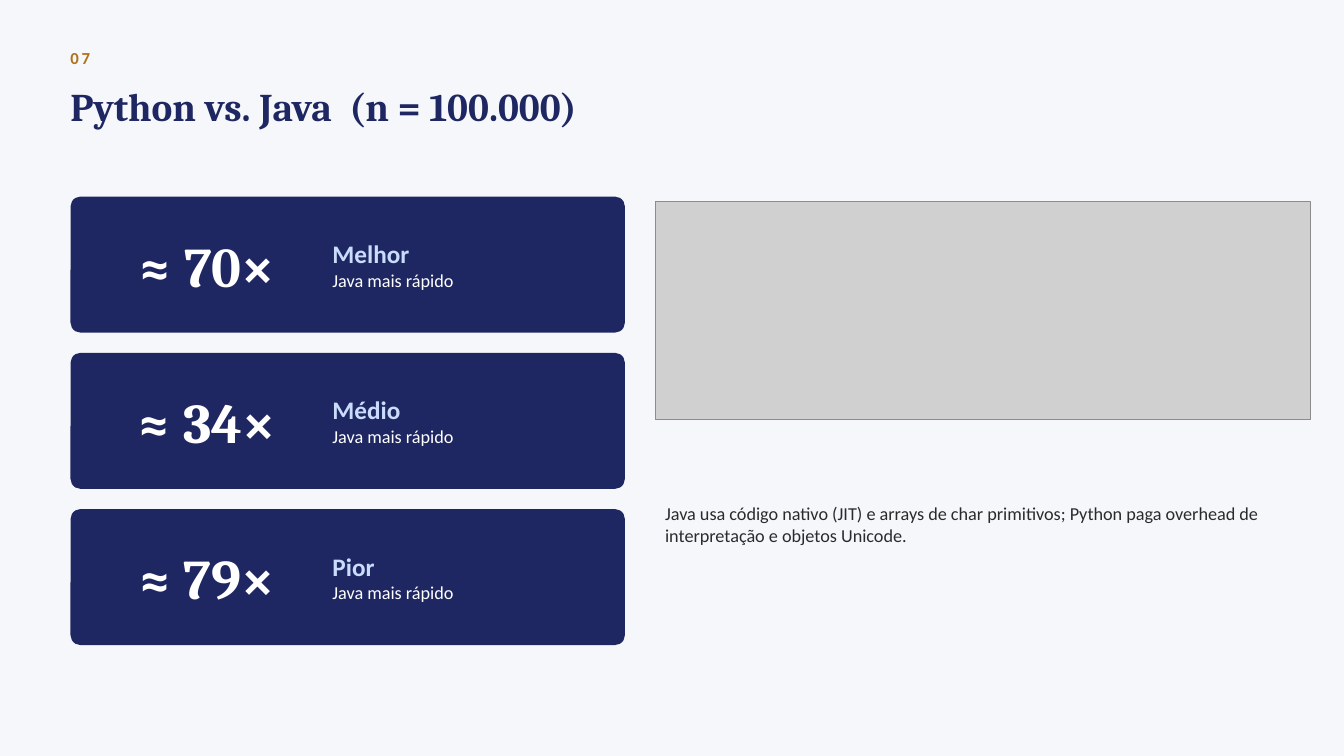
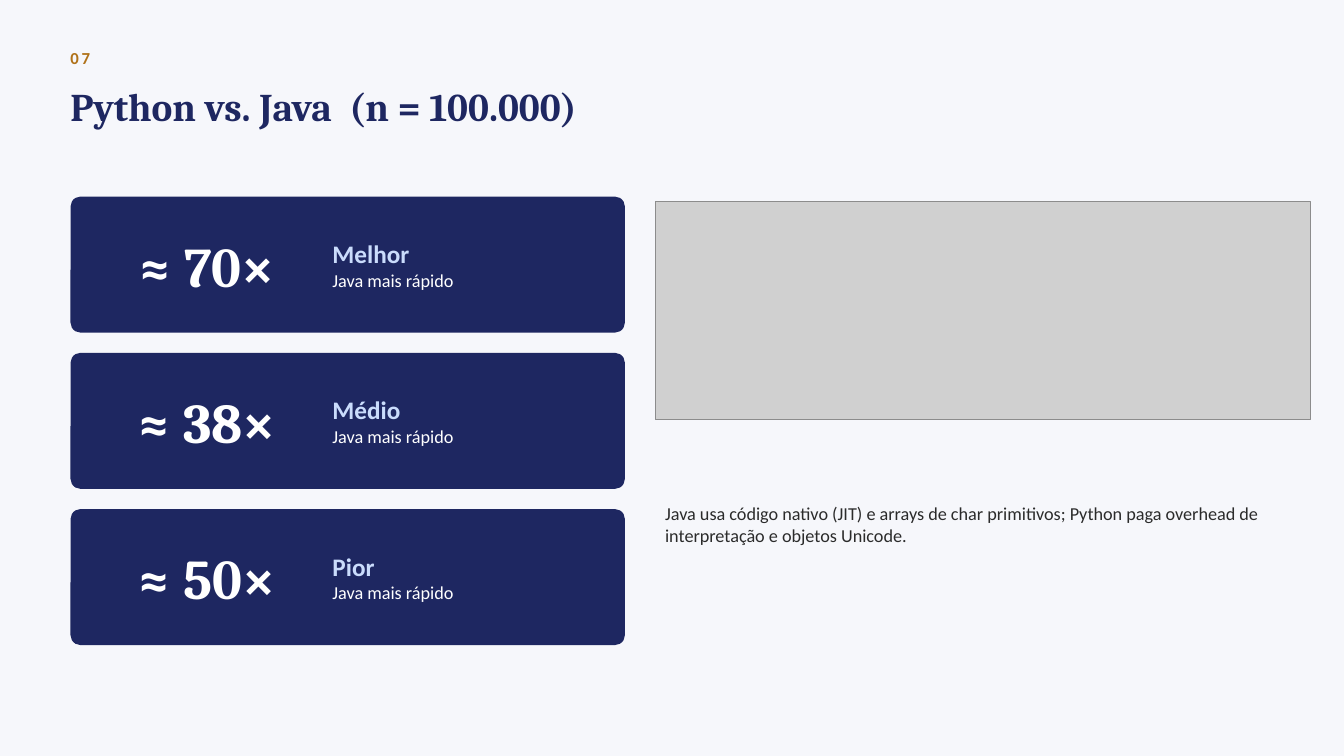
Before and after one commit to PedroGarcez13/kmp-complexity-analysis, a slide deck: slide 10 of slides/KMP_Apresentação.pptx. Drawn at 1344x756 pixels with LibreOffice and Linux fonts; fonts in the diff are those of the drawing; grey boxes stand for pictures. Boxes give left, top, right and bottom in pixels: in the first picture for what was removed or moved away, otherwise in the second. Text is boxed around its words. In the diff, an @@ line names an element or a change of style, - is before the commit and + after.

```diff
--- a/slides/KMP_Apresentação.pptx
+++ b/slides/KMP_Apresentação.pptx
@@ text at box(183, 405, 276, 444): text changed @@
-≈ 34×
+≈ 38×
@@ text at box(183, 561, 275, 600): text changed @@
-≈ 79×
+≈ 50×
```
Also in this commit, not shown: 3 other slides changed, 10 other files.
